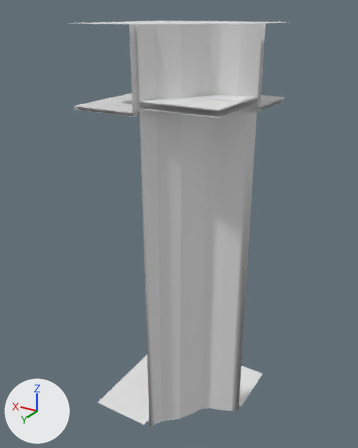
Renders of the FBX model Assets/Data/Level/Biomes/AbyssalRuins/Models/K_Floor_Drop_3.fbx from each side of a commit.
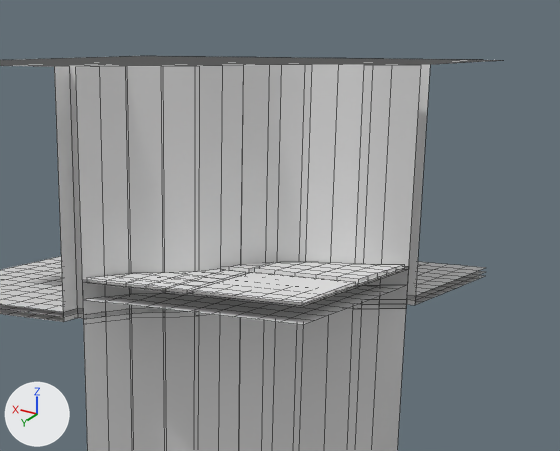
The first picture shows the older version from a camera (50 mm lens) standing at (-8.21, 14.02, 2.33) and looking at (0.22, -0.02, -4.69). The close-ups show the older and then the newer version on the part from 31% to 87% of the width and 0% to 37% of the height of that picture. Only the edits that show in the close-ups are written down. The axes (+X, +Y, +Z) are drawn at lower left. The lights are the same throughout. The close-ups show mesh edges as thin lines. Where no turn or scale is listed for an object, it has been applied to the vertices.

The first close-up shows 'K_Floor_Drop_3', 'K_Floor_Drop_3_ColGround0', 'K_Floor_Drop_3_ColWaterBlocker3', 'K_Floor_Drop_3_ColWaterSurface3'.
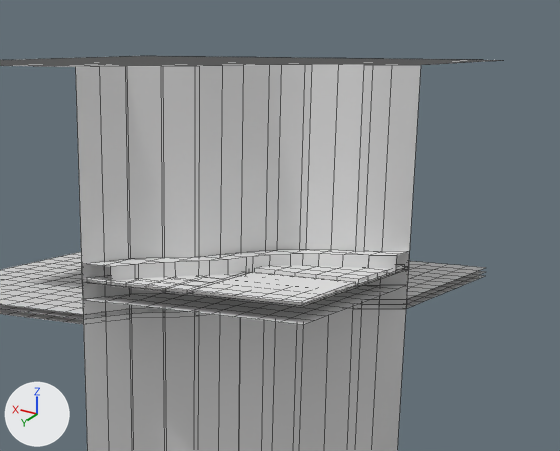
Where the change shows, as pixel boxes [x1, y1, x2, y2] in the close-ups (560 x 451 px; the box of a moved part takes in the faces that stretch with it):
'K_Floor_Drop_3', reshaped: before [82, 262, 408, 451]; after [82, 249, 410, 451]
part 1 of me_k_floor_drop_3_colwaterblocker3, moved or reshaped: before [54, 66, 83, 316]; after [57, 66, 83, 319]
part 2 of me_k_floor_drop_3_colwaterblocker3, moved or reshaped: before [407, 64, 430, 300]; after [406, 64, 424, 304]
part 3 of me_k_floor_drop_3, added: after [82, 249, 410, 286]

The change, as a diff of the scene's bpy script:
```diff
--- a/Assets/Data/Level/Biomes/AbyssalRuins/Models/K_Floor_Drop_3.fbx.py
+++ b/Assets/Data/Level/Biomes/AbyssalRuins/Models/K_Floor_Drop_3.fbx.py
@@ me_k_floor_drop_3 @@
-me_k_floor_drop_3.from_pydata(...)  # 312 vertices, 229 faces; spans x -2.5..2.5, y -2.5..2.5, z -12.0..0.04
+me_k_floor_drop_3.from_pydata(...)  # 390 vertices, 300 faces; spans x -2.5..2.5, y -2.5..2.5, z -12.0..0.16
+# me_k_floor_drop_3 part 3
+# 40 vertices are added at x -2.5..-0.25, y 0.25..2.5, z -0.03..0.16
+# 14 new vertices lie (0.0, 0.0, 0.19) away from vertices in x -2.5..0.0, y 0.0..2.5, z -0.03
+# 24 new vertices lie (0.0, 0.0, 0.19) away from vertices in x -2.5..-0.35, y 0.32..2.5, z -0.03
+# 69 new faces join them, mat_cliff (white #e7e7e7)
+# other edits to the shape of me_k_floor_drop_3 do not show in these pictures
 me_k_floor_drop_3.materials.append(mat_joint)
@@ me_k_floor_drop_3 @@
 me_k_floor_drop_3.materials.append(mat_chasm)
+me_k_floor_drop_3.materials.append(mat_cliff)  # white #e7e7e7
@@ me_k_floor_drop_3_colwaterblocker3 @@
 # verts and faces of me_k_floor_drop_3_colwaterblocker3; kept vertices keep their numbers, new ones are numbered from 776
-me_k_floor_drop_3_colwaterblocker3.from_pydata(...)  # 776 vertices, 717 faces; spans x -2.5..2.5, y -2.5..2.5, z -0.4..2.0
+me_k_floor_drop_3_colwaterblocker3.from_pydata(...)  # 776 vertices, 715 faces; spans x -2.5..2.5, y -2.5..2.5, z -0.4..2.0
+# me_k_floor_drop_3_colwaterblocker3 part 1
+delete_faces([(0, 1, 388, 389), (1, 4, 392, 388), (3, 391, 392, 4)])
+faces += [(0, 1, 4, 3), (388, 389, 391, 392)]
+# me_k_floor_drop_3_colwaterblocker3 part 2
+delete_faces([(157, 158, 409, 410), (157, 410, 412, 178), (178, 412, 413, 179)])
+faces += [(157, 158, 179, 178), (409, 410, 412, 413)]
```
